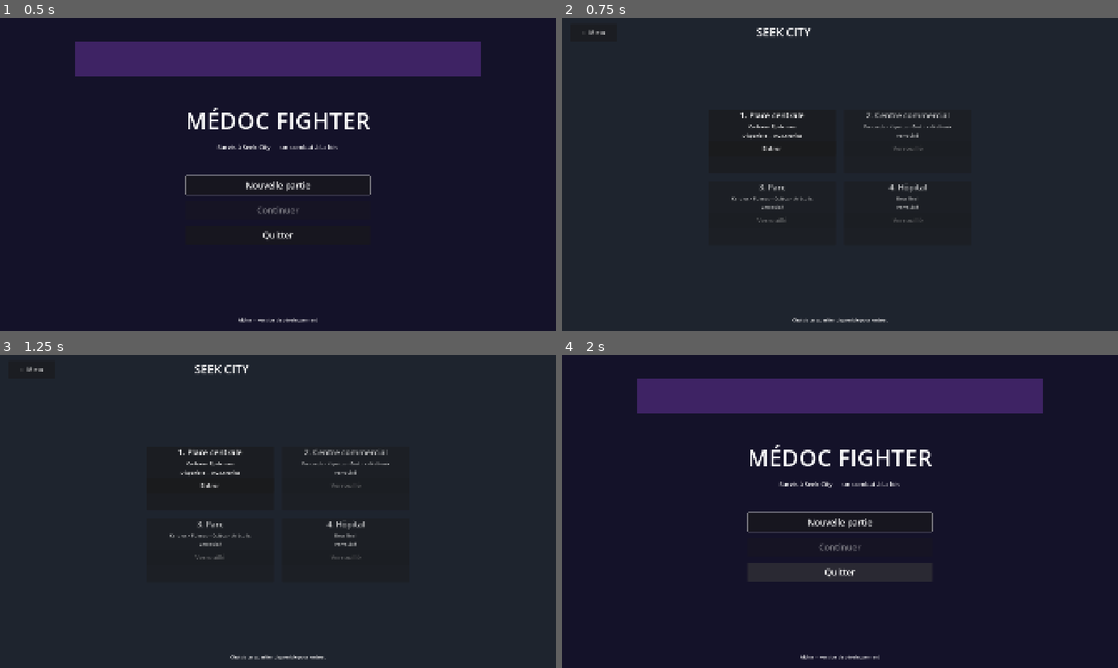
Above: before the commit, frames 1-4 (two rows, left to right).
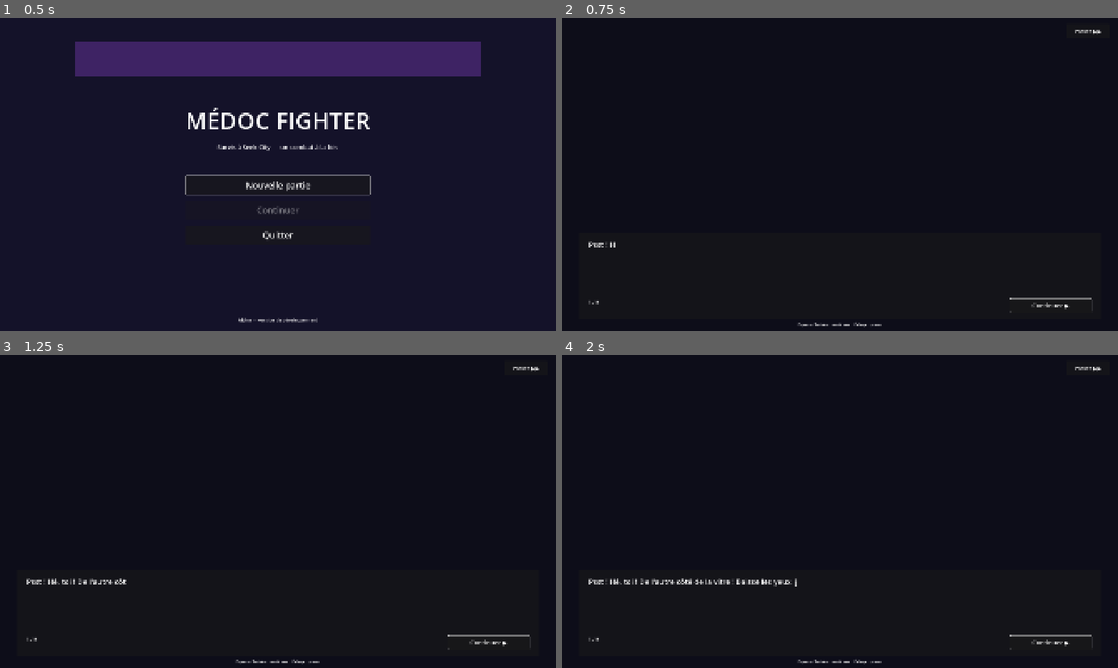
Above: after the commit, the same moments.

Repository: EstebanFlores27/MedocFighterV2
Game: Godot game, scene res://scenes/main_menu.tscn
Two runs of this game, one before a commit and one after it. Both use one fixed random seed, a clock stepped at 60 frames per second and the inputs below.
Inputs (mouse positions are in pixels of both pictures, inside the frame that each line leads up to):
- Up to frame 1 (0.5 s): no input
- Up to frame 2 (0.75 s): click "Nouvelle partie" at 0.5 s
- Up to frame 3 (1.25 s): no input
- Up to frame 4 (2 s): click (595, 370) at 1.25 s, where only the run before the commit has a clickable "← Menu"

Frame 1 is identical in both runs. In frame 2, 2.1% of the frame differs, in the area x 3-97%, y 3-99%; in frame 3, 2.2%; in frame 4, 13%, in the area x 4-97%, y 3-99%.

Commit message:
M6: Mini-Chronik intro dialogue with typewriter and skip
Adds the dome intro scene shown when the player starts a new game.
9 dialogue pages adapted from TRAVAIL P6.md cover the diagnostic
context, the Chroniks, the locked dome, the medication chest with
its 3 meds, the no-mid-district refill rule, and the Adrenaline drop.

Each page types out character-by-character (configurable speed).
Pressing Continuer / Space / Enter mid-typing skips to the full text;
pressing again advances to the next page. A persistent "Passer" button
(or Escape) skips the whole intro to the city map.

Routing: Main Menu → Nouvelle partie → Intro → City Map.

Co-Authored-By: Claude Opus 4.7 <noreply@anthropic.com>

Diff:
--- /dev/null
+++ b/scenes/intro.tscn
@@ -0,0 +1,186 @@
+[gd_scene load_steps=2 format=3]
+
+[ext_resource type="Script" path="res://scripts/intro.gd" id="1_intro"]
+
+[node name="Intro" type="Control"]
+layout_mode = 3
+anchors_preset = 15
+anchor_right = 1.0
+anchor_bottom = 1.0
+script = ExtResource("1_intro")
+
+[node name="Background" type="ColorRect" parent="."]
+layout_mode = 1
+anchors_preset = 15
+anchor_right = 1.0
+anchor_bottom = 1.0
+color = Color(0.05, 0.05, 0.1, 1)
+
+[node name="DomeOuter" type="ColorRect" parent="."]
+layout_mode = 1
+anchors_preset = 7
+anchor_left = 0.5
+anchor_right = 0.5
+offset_left = -700.0
+offset_top = 60.0
+offset_right = 700.0
+offset_bottom = 580.0
+color = Color(0.32, 0.16, 0.5, 0.45)
+
+[node name="DomeInner" type="ColorRect" parent="."]
+layout_mode = 1
+anchors_preset = 7
+anchor_left = 0.5
+anchor_right = 0.5
+offset_left = -540.0
+offset_top = 110.0
+offset_right = 540.0
+offset_bottom = 540.0
+color = Color(0.2, 0.08, 0.36, 0.7)
+
+[node name="DomeLabel" type="Label" parent="."]
+layout_mode = 1
+anchors_preset = 7
+anchor_left = 0.5
+anchor_right = 0.5
+offset_left = -300.0
+offset_top = 170.0
+offset_right = 300.0
+offset_bottom = 220.0
+theme_override_font_sizes/font_size = 24
+horizontal_alignment = 1
+text = "SEEK CITY — verrouillée"
+
+[node name="Player" type="ColorRect" parent="."]
+layout_mode = 1
+anchors_preset = 7
+anchor_left = 0.5
+anchor_right = 0.5
+offset_left = -260.0
+offset_top = 460.0
+offset_right = -180.0
+offset_bottom = 620.0
+color = Color(0.55, 0.55, 0.55, 1)
+
+[node name="PlayerLabel" type="Label" parent="."]
+layout_mode = 1
+anchors_preset = 7
+anchor_left = 0.5
+anchor_right = 0.5
+offset_left = -310.0
+offset_top = 625.0
+offset_right = -130.0
+offset_bottom = 660.0
+theme_override_font_sizes/font_size = 16
+horizontal_alignment = 1
+text = "Toi"
+
+[node name="MiniChronik" type="ColorRect" parent="."]
+layout_mode = 1
+anchors_preset = 7
+anchor_left = 0.5
+anchor_right = 0.5
+offset_left = 100.0
+offset_top = 530.0
+offset_right = 180.0
+offset_bottom = 620.0
+color = Color(0.95, 0.65, 0.25, 1)
+
+[node name="MiniLabel" type="Label" parent="."]
+layout_mode = 1
+anchors_preset = 7
+anchor_left = 0.5
+anchor_right = 0.5
+offset_left = 50.0
+offset_top = 625.0
+offset_right = 230.0
+offset_bottom = 660.0
+theme_override_font_sizes/font_size = 16
+horizontal_alignment = 1
+text = "Mini-Chronik"
+
+[node name="TopBar" type="Control" parent="."]
+layout_mode = 1
+anchors_preset = 10
+anchor_right = 1.0
+offset_top = 20.0
+offset_bottom = 80.0
+
+[node name="SkipBtn" type="Button" parent="TopBar"]
+layout_mode = 1
+anchors_preset = 1
+anchor_left = 1.0
+anchor_right = 1.0
+offset_left = -180.0
+offset_top = 0.0
+offset_right = -30.0
+offset_bottom = 50.0
+theme_override_font_sizes/font_size = 18
+text = "Passer ▶▶"
+
+[node name="DialogPanel" type="Panel" parent="."]
+layout_mode = 1
+anchors_preset = 12
+anchor_top = 1.0
+anchor_right = 1.0
+anchor_bottom = 1.0
+offset_left = 60.0
+offset_top = -340.0
+offset_right = -60.0
+offset_bottom = -40.0
+
+[node name="Margin" type="MarginContainer" parent="DialogPanel"]
+layout_mode = 1
+anchors_preset = 15
+anchor_right = 1.0
+anchor_bottom = 1.0
+theme_override_constants/margin_left = 32
+theme_override_constants/margin_top = 24
+theme_override_constants/margin_right = 32
+theme_override_constants/margin_bottom = 24
+
+[node name="VBox" type="VBoxContainer" parent="DialogPanel/Margin"]
+layout_mode = 2
+theme_override_constants/separation = 16
+
+[node name="DialogLabel" type="Label" parent="DialogPanel/Margin/VBox"]
+layout_mode = 2
+size_flags_vertical = 3
+theme_override_font_sizes/font_size = 26
+text = ""
+autowrap_mode = 3
+
+[node name="NextRow" type="HBoxContainer" parent="DialogPanel/Margin/VBox"]
+layout_mode = 2
+theme_override_constants/separation = 24
+
+[node name="PageLabel" type="Label" parent="DialogPanel/Margin/VBox/NextRow"]
+layout_mode = 2
+size_flags_vertical = 1
+theme_override_font_sizes/font_size = 16
+text = "1 / 9"
+
+[node name="Spacer" type="Control" parent="DialogPanel/Margin/VBox/NextRow"]
+layout_mode = 2
+size_flags_horizontal = 3
+
+[node name="NextBtn" type="Button" parent="DialogPanel/Margin/VBox/NextRow"]
+layout_mode = 2
+custom_minimum_size = Vector2(280, 48)
+theme_override_font_sizes/font_size = 22
+text = "Continuer ▶"
+
+[node name="HelpHint" type="Label" parent="."]
+layout_mode = 1
+anchors_preset = 7
+anchor_left = 0.5
+anchor_top = 1.0
+anchor_right = 0.5
+anchor_bottom = 1.0
+offset_left = -300.0
+offset_top = -32.0
+offset_right = 300.0
+offset_bottom = -8.0
+theme_override_font_sizes/font_size = 14
+horizontal_alignment = 1
+text = "Espace / Entrée : continuer    Échap : passer"
--- /dev/null
+++ b/scripts/intro.gd
@@ -0,0 +1,72 @@
+extends Control
+
+const TYPE_SPEED := 0.022
+
+const PAGES: Array[String] = [
+	"Psst ! Hé, toi ! De l'autre côté de la vitre ! Baisse les yeux, je suis là !",
+	"Ne panique pas, je sais que j'ai une tête de monstre, mais je suis inoffensif. Je m'appelle Mini-Chronik. Je suis une sorte d'anomalie... le seul et unique de mon espèce. Et honnêtement, heureusement que tu es là, parce que j'ai besoin d'aide.",
+	"Je vois que tu es en noir et blanc. C'est parce que le diagnostic vient de tomber, tu viens d'apprendre que tu as une maladie chronique. C'est normal que tu sois épuisé et que tu commences tout en bas.",
+	"Tu vois ces ombres immenses ? Ce sont les Chroniks. Ce sont des maladies nées des traitements abandonnés, de la négligence et des oublis de médicaments des patients de cette ville. Ils ont envahi Seek City.",
+	"Pour des raisons de sécurité, le dôme a verrouillé la ville quartier par quartier. On ne peut pas aller partout d'un coup. Il faut affronter les Chroniks d'un quartier pour débloquer le suivant.",
+	"Voici ta boîte de médicaments d'urgence. À l'intérieur, 3 médicaments aux effets différents :\n\n• Soin — répare tes dommages, +20 PV.\n• Vitesse — ×2 vitesse de déplacement.\n• Force — ×2 dégâts de tes coups.",
+	"Attention ! Aucun réapprovisionnement de la boîte avant que tu battes TOUS les monstres du quartier. Gère chaque dose pour tenir jusqu'au bout.",
+	"Au bout de chaque quartier se dresse une menace plus sombre que les autres. En la vainquant, tu débloques l'Adrénaline : +70 PV pour repartir frais à la suite.",
+	"Allez, en route ! Le dôme s'ouvre. La carte de Seek City t'attend.",
+]
+
+@onready var dialog_label: Label = $DialogPanel/Margin/VBox/DialogLabel
+@onready var page_label: Label = $DialogPanel/Margin/VBox/NextRow/PageLabel
+@onready var next_btn: Button = $DialogPanel/Margin/VBox/NextRow/NextBtn
+@onready var skip_btn: Button = $TopBar/SkipBtn
+
+var _idx: int = 0
+var _is_typing: bool = false
+var _text_tween: Tween
+
+func _ready() -> void:
+	next_btn.pressed.connect(_advance)
+	skip_btn.pressed.connect(_skip)
+	_show_page()
+	next_btn.grab_focus()
+
+func _unhandled_input(event: InputEvent) -> void:
+	if event is InputEventKey and event.pressed and not event.echo:
+		var k := (event as InputEventKey).keycode
+		if k == KEY_SPACE or k == KEY_ENTER or k == KEY_KP_ENTER:
+			_advance()
+			get_viewport().set_input_as_handled()
+		elif k == KEY_ESCAPE:
+			_skip()
+			get_viewport().set_input_as_handled()
+
+func _show_page() -> void:
+	dialog_label.text = PAGES[_idx]
+	dialog_label.visible_characters = 0
+	page_label.text = "%d / %d" % [_idx + 1, PAGES.size()]
+	next_btn.text = "Entrer dans Seek City ▶" if _idx == PAGES.size() - 1 else "Continuer ▶"
+	_is_typing = true
+	if _text_tween:
+		_text_tween.kill()
+	var char_count := dialog_label.get_total_character_count()
+	_text_tween = create_tween()
+	_text_tween.tween_property(dialog_label, "visible_characters", char_count, char_count * TYPE_SPEED)
+	_text_tween.tween_callback(func() -> void: _is_typing = false)
+
+func _advance() -> void:
+	if _is_typing:
+		if _text_tween:
+			_text_tween.kill()
+		dialog_label.visible_characters = -1
+		_is_typing = false
+		return
+	_idx += 1
+	if _idx >= PAGES.size():
+		_go_to_map()
+	else:
+		_show_page()
+
+func _skip() -> void:
+	_go_to_map()
+
+func _go_to_map() -> void:
+	get_tree().change_scene_to_file("res://scenes/city_map.tscn")
--- a/scripts/main_menu.gd
+++ b/scripts/main_menu.gd
@@ -12,7 +12,7 @@
 
 func _on_new_game() -> void:
 	GameState.reset_progress()
-	get_tree().change_scene_to_file("res://scenes/city_map.tscn")
+	get_tree().change_scene_to_file("res://scenes/intro.tscn")
 
 func _on_quit() -> void:
 	get_tree().quit()
Not shown, added: scripts/city_map.gd.uid
Not shown, added: scripts/main_menu.gd.uid
